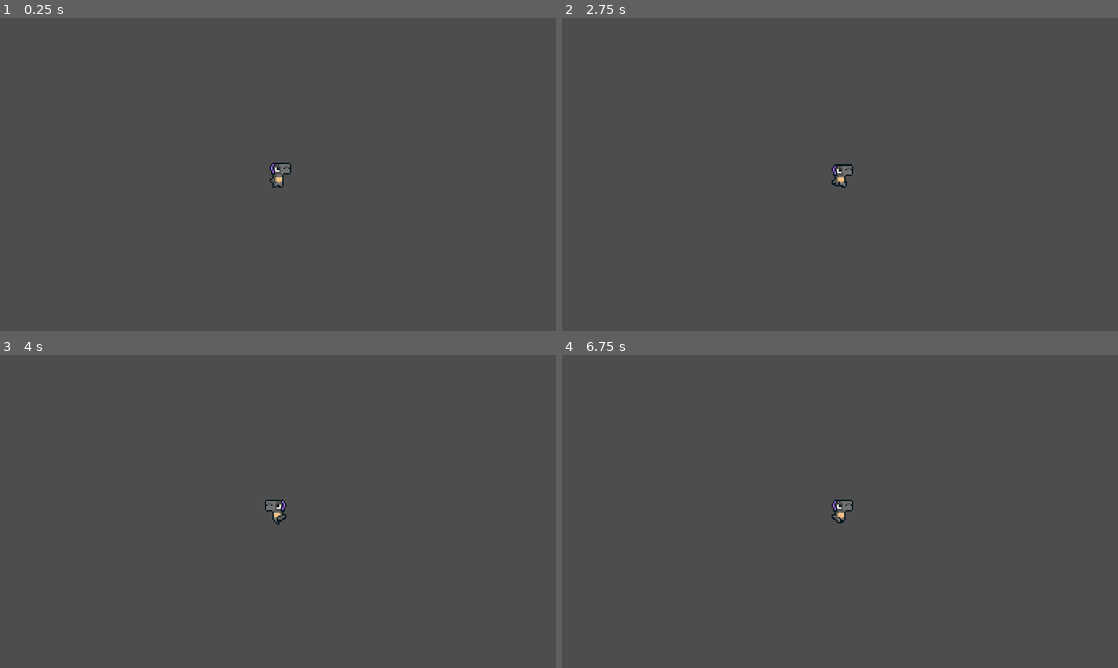
Above: before the commit, frames 1-4 (two rows, left to right).
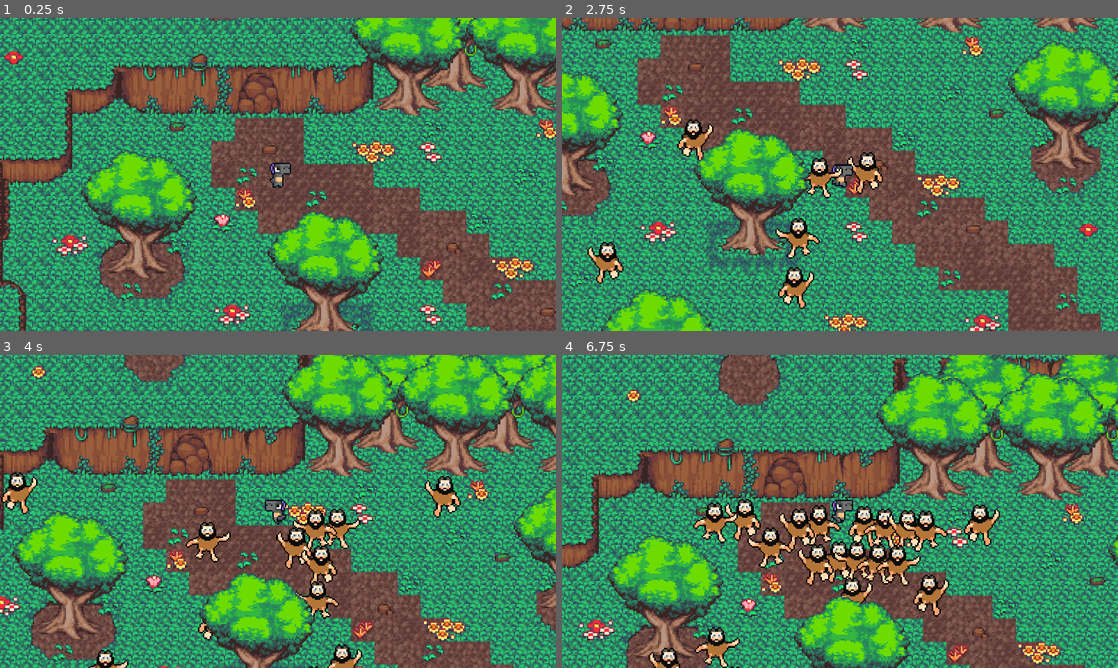
Above: after the commit, the same moments.

Repository: olive-rd/RH_Project2024
Game: Godot game, scene res://game_scene.tscn
The game is run twice, just before and just after one commit, with the same random seed, the same clock (stepped at 60 frames per second) and the same inputs. Before the commit the project starts from res://player.tscn.
Inputs:
- Up to frame 1 (0.25 s): no input
- Up to frame 2 (2.75 s): hold Right (ui_right) 0.53-1.28 s; hold Down (ui_down) 1.28-2.03 s; hold Right (ui_right) from 2.03 s (still down)
- Up to frame 3 (4 s): release Right (ui_right) at 2.78 s; hold Up (ui_up) 2.78-3.53 s; hold Left (ui_left) from 3.53 s (still down)
- Up to frame 4 (6.75 s): release Left (ui_left) at 5.03 s; hold Down (ui_down) 5.03-5.78 s; hold Right (ui_right) 5.78-6.53 s; hold Up (ui_up) from 6.53 s (still down)

The runs differ from the first frame. In frame 1, 93% of the frame differs, in the area x 0-100%, y 0-100%; in frame 2, 91%; in frame 3, 93%; in frame 4, 95%.

Commit message:
fixed
Made the project run the game scene when pressing play rather than just the character movement.

Diff:
--- a/2d-project-start/project.godot
+++ b/2d-project-start/project.godot
@@ -75,7 +75,7 @@
 [application]
 
 config/name="Your First 2D Game With Godot 4: START (GDQuest)"
-run/main_scene="res://player.tscn"
+run/main_scene="res://game_scene.tscn"
 config/features=PackedStringArray("4.1", "Forward Plus")
 config/icon="res://icon.png"
 
